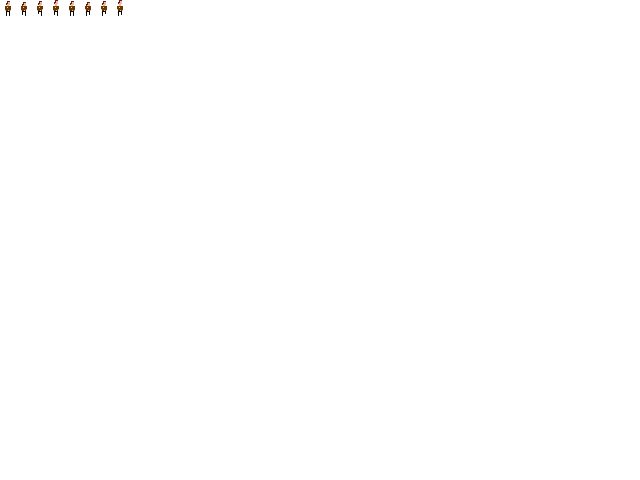
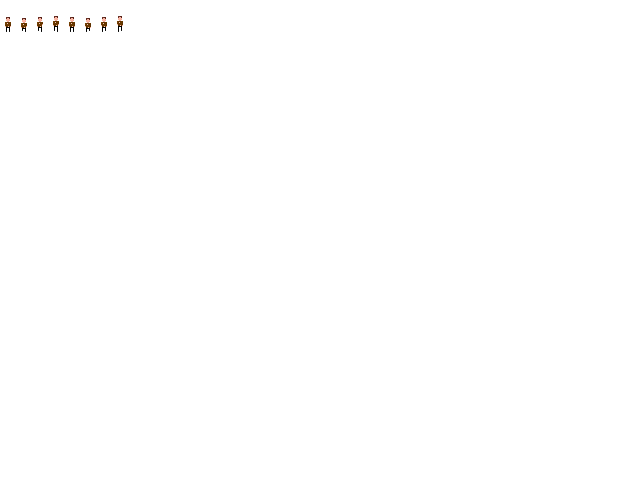
Two versions of the same layered image (w=640, h=480). Layer-by-layer changes:
painted on "Hintergrund" over bbox(5, 0, 123, 32)
